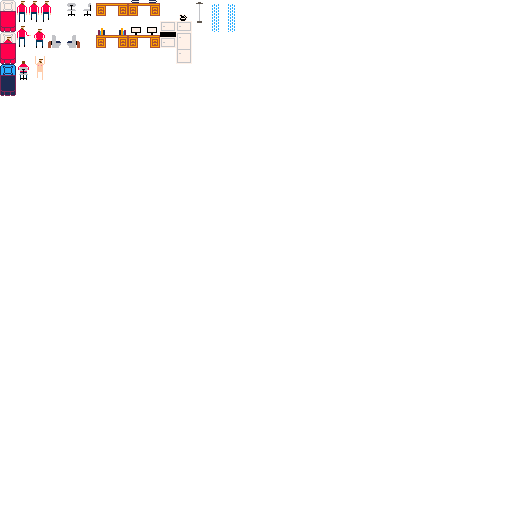
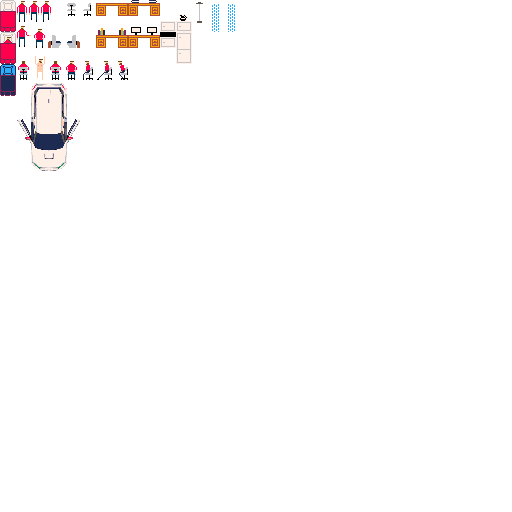
Revision of a layered 512 x 512 image; what changed, layer by layer:
painted on "Background" over [17, 61, 128, 171]
